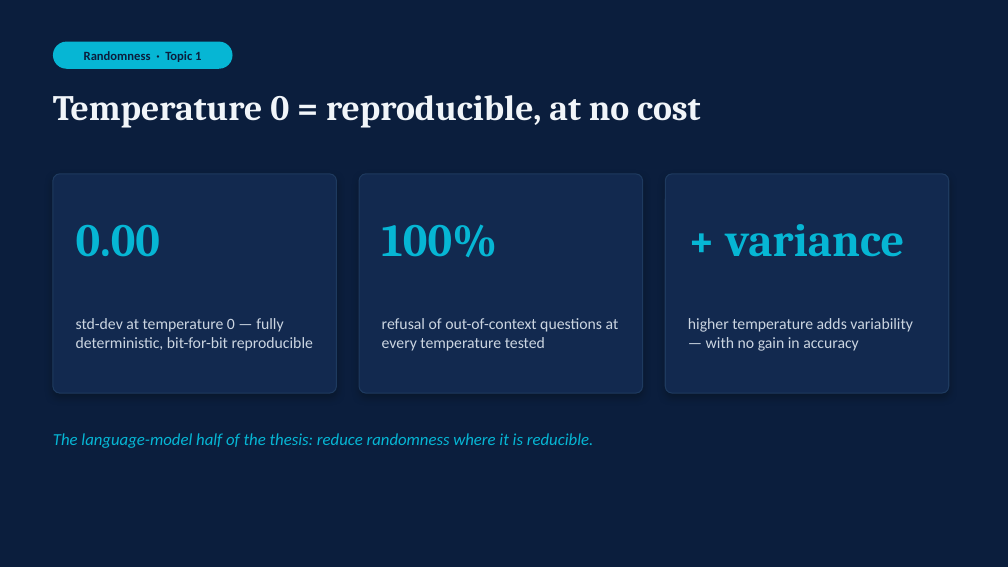
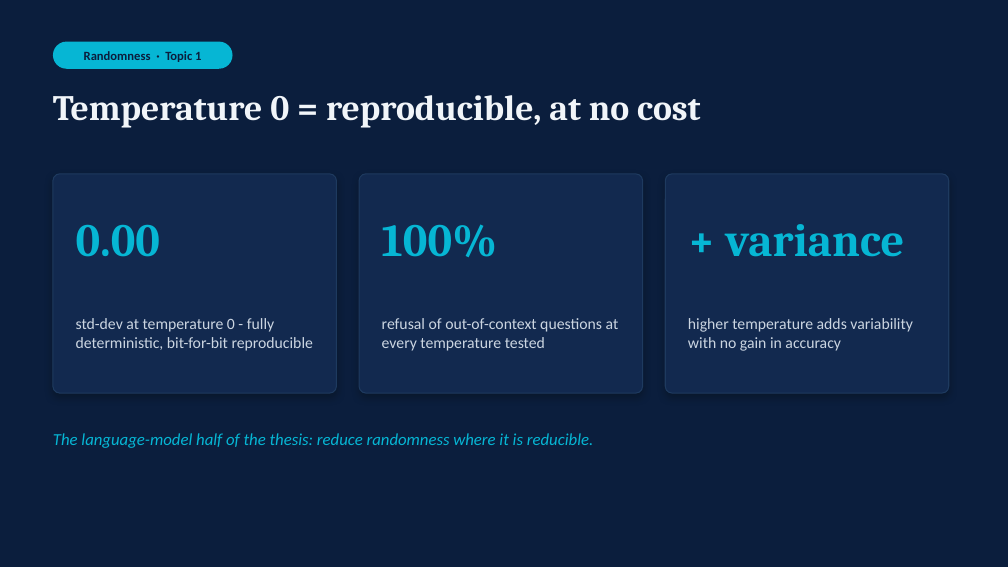
Before and after one commit to doron66-collab/lili2014, a slide deck: slide 9 of ist362_copilot/presentation/SOLANGE_Copilot_presentation.pptx. Drawn at 1008x567 pixels with LibreOffice and Linux fonts; fonts in the diff are those of the drawing. Boxes give left, top, right and bottom in pixels: in the first picture for what was removed or moved away, otherwise in the second. Text is boxed around its words. In the diff, an @@ line names an element or a change of style, - is before the commit and + after.

```diff
--- a/ist362_copilot/presentation/SOLANGE_Copilot_presentation.pptx
+++ b/ist362_copilot/presentation/SOLANGE_Copilot_presentation.pptx
@@ text at (76, 318, 313, 351): text changed @@
-std-dev at temperature 0 — fully deterministic, bit-for-bit reproducible
+std-dev at temperature 0 - fully deterministic, bit-for-bit reproducible
@@ text at (688, 318, 913, 351): text changed @@
-higher temperature adds variability — with no gain in accuracy
+higher temperature adds variability with no gain in accuracy
```
Also in this commit, not shown: 10 other slides changed.
